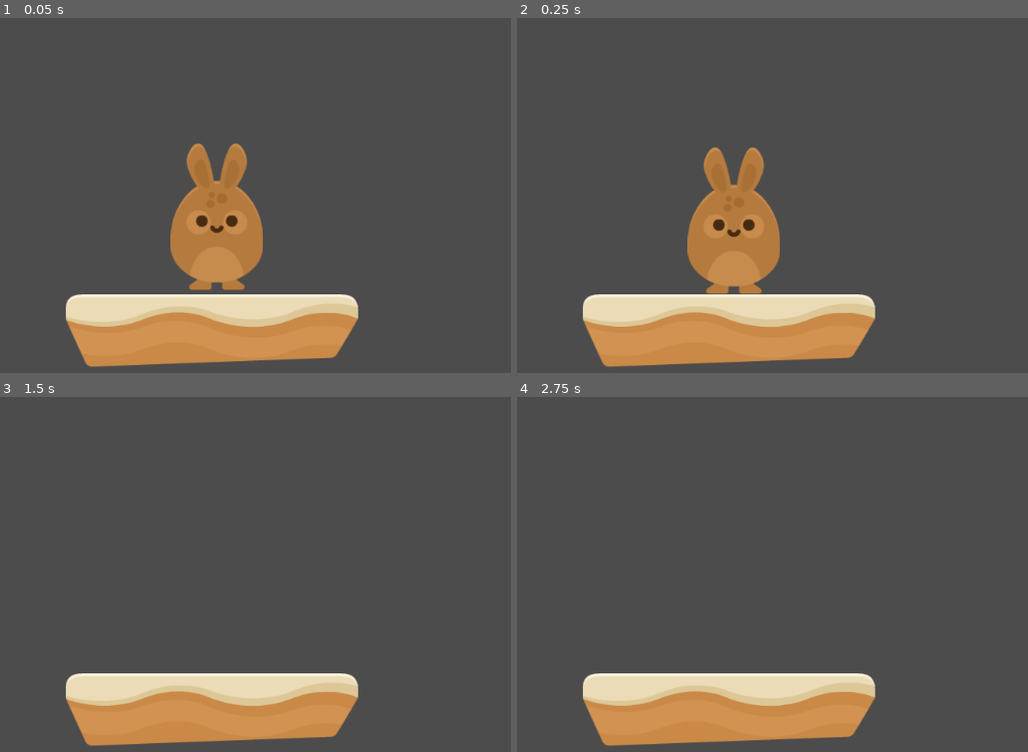
Above: before the commit, frames 1-4 (two rows, left to right).
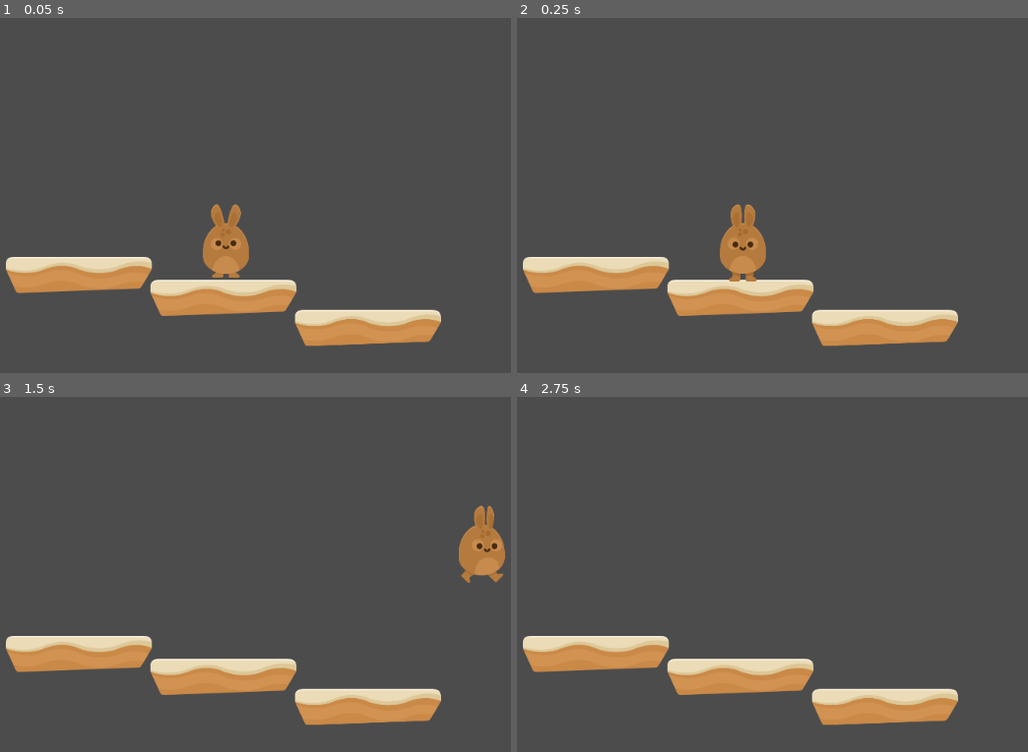
Above: after the commit, the same moments.

Repository: FireBorn123/HoppyDays_3.1.1
Game: Godot game, scene res://Levels/Level1.tscn
Two runs of this game, one before a commit and one after it. Both use one fixed random seed, a clock stepped at 60 frames per second and the inputs below.
Inputs:
- Up to frame 1 (0.05 s): no input
- Up to frame 2 (0.25 s): no input
- Up to frame 3 (1.5 s): hold Space (Jump) 0.53-1.28 s; hold D (Right) from 0.53 s (still down); tap Space (Jump) at 1.35 s
- Up to frame 4 (2.75 s): tap Space (Jump) at 1.52, 1.82 s; tap Enter at 2 s; release D (Right) at 2.03 s; hold A (Left) from 2.03 s (still down); hold Space (Jump) from 2.03 s (still down)

The runs differ from the first frame. In frame 1, 19% of the frame differs, in the area x 1-87%, y 35-99%; in frame 2, 19%; in frame 3, 17%; in frame 4, 15%.

Commit message:
Lecture 19: AnimatedSprite – I Got The Moves Like Bunny (3.1.1) Commit

Diff:
--- a/Levels/Level1.tscn
+++ b/Levels/Level1.tscn
@@ -6,6 +6,7 @@
 [node name="Node2D" type="Node2D"]
 
 [node name="Floor" type="StaticBody2D" parent="."]
+editor/display_folded = true
 position = Vector2( 487.694, 450.95 )
 __meta__ = {
 "_edit_group_": true
@@ -18,4 +19,37 @@
 [node name="Sprite" type="Sprite" parent="Floor"]
 texture = ExtResource( 1 )
 
+[node name="Floor2" type="StaticBody2D" parent="."]
+editor/display_folded = true
+position = Vector2( 863.485, 529.449 )
+__meta__ = {
+"_edit_group_": true
+}
+
+[node name="CollisionPolygon2D" type="CollisionPolygon2D" parent="Floor2"]
+visible = false
+polygon = PoolVector2Array( -190.558, -17.3103, -163.358, 45.0512, 160.392, 35.7633, 191.573, -16.6469, 188.919, -34.5593, 180.294, -47.8277, -175.963, -47.8277, -186.577, -40.5301, -191.221, -31.9056 )
+
+[node name="Sprite" type="Sprite" parent="Floor2"]
+texture = ExtResource( 1 )
+
+[node name="Floor3" type="StaticBody2D" parent="."]
+editor/display_folded = true
+position = Vector2( 111.903, 390.823 )
+__meta__ = {
+"_edit_group_": true
+}
+
+[node name="CollisionPolygon2D" type="CollisionPolygon2D" parent="Floor3"]
+visible = false
+polygon = PoolVector2Array( -190.558, -17.3103, -163.358, 45.0512, 160.392, 35.7633, 191.573, -16.6469, 188.919, -34.5593, 180.294, -47.8277, -175.963, -47.8277, -186.577, -40.5301, -191.221, -31.9056 )
+
+[node name="Sprite" type="Sprite" parent="Floor3"]
+texture = ExtResource( 1 )
+
 [node name="Player" parent="." instance=ExtResource( 2 )]
+
+[node name="Camera2D" type="Camera2D" parent="."]
+position = Vector2( 506.065, 233.826 )
+current = true
+zoom = Vector2( 2, 2 )
--- a/Player/Player.gd
+++ b/Player/Player.gd
@@ -2,16 +2,17 @@
 
 var motion = Vector2(0, 0)
 
-const SPEED = 500
+const SPEED = 700
 const GRAVITY = 400
 const UP = Vector2(0, -1)
-const JUMP_SPEED = 3000
+const JUMP_SPEED = 3800
 
 func _physics_process(delta):
 
 	apply_gravity()
 	jump()
 	move_left_and_right()
+	animate()
 	move_and_slide(motion, UP)
 
 func apply_gravity():
@@ -21,7 +22,7 @@
 		motion.y = 0
 
 func jump():
-	if Input.is_action_just_pressed("Jump") && is_on_floor():
+	if Input.is_action_pressed("Jump") && is_on_floor():
 		motion.y -= JUMP_SPEED
 
 func move_left_and_right():
@@ -31,3 +32,15 @@
 		motion.x = SPEED
 	else:
 		motion.x = 0
+
+func animate():
+	if motion.y < 0:
+		$AnimatedSprite.play("Jump")
+	elif motion.x != 0:
+		$AnimatedSprite.play("Walk")
+		if motion.x < 0:
+			$AnimatedSprite.flip_h = true
+		else:
+			$AnimatedSprite.flip_h = false
+	else:
+		$AnimatedSprite.play("Idle")
--- a/Player/Player.tscn
+++ b/Player/Player.tscn
@@ -1,11 +1,39 @@
-[gd_scene load_steps=4 format=2]
+[gd_scene load_steps=10 format=2]
 
 [ext_resource path="res://Player/Player.gd" type="Script" id=1]
-[ext_resource path="res://Hoppy-Days-Assets/GFX/Players/bunny1_ready.png" type="Texture" id=2]
+[ext_resource path="res://Hoppy-Days-Assets/GFX/Players/bunny1_jump.png" type="Texture" id=2]
+[ext_resource path="res://Hoppy-Days-Assets/GFX/Players/bunny1_walk1.png" type="Texture" id=3]
+[ext_resource path="res://Hoppy-Days-Assets/GFX/Players/bunny1_walk2.png" type="Texture" id=4]
+[ext_resource path="res://Hoppy-Days-Assets/GFX/Players/bunny1_ready.png" type="Texture" id=5]
+[ext_resource path="res://Hoppy-Days-Assets/GFX/Players/bunny1_stand.png" type="Texture" id=6]
+[ext_resource path="res://Hoppy-Days-Assets/GFX/Players/bunny1_hurt.png" type="Texture" id=7]
 
-[sub_resource type="CapsuleShape2D" id=1]
+[sub_resource type="SpriteFrames" id=1]
+animations = [ {
+"frames": [ ExtResource( 2 ) ],
+"loop": true,
+"name": "Jump",
+"speed": 5.0
+}, {
+"frames": [ ExtResource( 3 ), ExtResource( 4 ) ],
+"loop": true,
+"name": "Walk",
+"speed": 10.0
+}, {
+"frames": [ ExtResource( 5 ), ExtResource( 6 ) ],
+"loop": true,
+"name": "Idle",
+"speed": 6.0
+}, {
+"frames": [ ExtResource( 7 ) ],
+"loop": true,
+"name": "Hurt",
+"speed": 5.0
+} ]
+
+[sub_resource type="CapsuleShape2D" id=2]
 radius = 60.7537
-height = 34.1128
+height = 35.5484
 
 [node name="Player" type="KinematicBody2D"]
 position = Vector2( 494.408, 262.277 )
@@ -14,9 +42,11 @@
 "_edit_group_": true
 }
 
-[node name="Sprite" type="Sprite" parent="."]
-texture = ExtResource( 2 )
+[node name="AnimatedSprite" type="AnimatedSprite" parent="."]
+frames = SubResource( 1 )
+animation = "Walk"
+frame = 1
 
 [node name="CollisionShape2D" type="CollisionShape2D" parent="."]
 position = Vector2( 0.205148, 17.8 )
-shape = SubResource( 1 )
+shape = SubResource( 2 )
